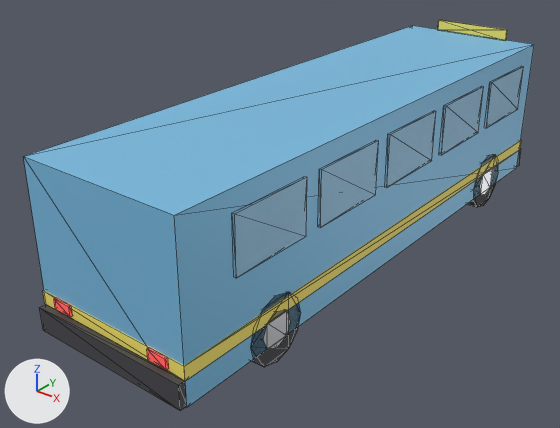
Before and after pictures for a commit that changed the glTF model assets/models/outdoor/bus.glb.
Both versions are drawn from a 50 mm lens placed at (6.37, -9.24, 6.05), pointed at (-0.42, -0.74, 0.79). Arrows for +X, +Y and +Z are at lower left; the lights stay in place. The older version comes first. Mesh edges are drawn as thin lines. Where no turn or scale is listed for an object, it has been applied to the vertices. Vertices at exactly the same position are counted once.

Names of what the first picture shows: 'body', 'wheel_fr', 'wheel_rr'.
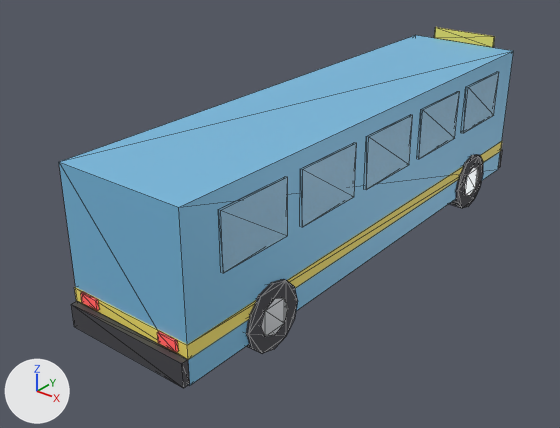
Scene script edits in JSON lines:
```json
{"block": "me_body", "where": "# used by ob_body; location = (0.0, 0.0, 0.0)"}
{"op": "remove", "block": "me_body", "code": "me_body.from_pydata(...)  # 160 vertices, 240 faces; spans x -1.28..1.28, y -4.6..4.6, z 0.3..2.88"}
{"op": "add", "block": "me_body", "code": "me_body.from_pydata(...)  # 160 vertices, 240 faces; spans x -1.03..1.03, y -4.3..4.3, z 0.3..2.8"}
{"block": "me_body", "change": "me_body part 1: the loose piece of 8 vertices spanning x -1.25..1.25, y -4.5..4.5, z 0.3..2.7 is scaled about its middle by (0.8, 0.933, 0.958), then moved by (0.0, 0.0, -0.05)"}
{"block": "me_body", "change": "me_body part 2: the loose piece of 8 vertices spanning x -1.26..1.26, y -4.51..4.51, z 0.68..0.88 is scaled about its middle by (0.802, 0.933, 1)"}
{"block": "me_body", "change": "me_body part 3: the loose piece of 8 vertices spanning x -0.7..0.7, y 4.51..4.53, z 2.68..2.88 is scaled about its middle by (0.857, 1, 1), then moved by (0.0, -0.3, -0.08)"}
{"block": "me_body", "change": "me_body part 4: the loose piece of 8 vertices spanning x 1.24..1.28, y 2.75..4.05, z 1.6..2.4 is scaled about its middle by (1, 0.923, 1), then moved by (-0.25, -0.4, -0.05)"}
{"block": "me_body", "change": "me_body part 5: the loose piece of 8 vertices spanning x 1.24..1.28, y 1.15..2.45, z 1.6..2.4 is scaled about its middle by (1, 0.923, 1), then moved by (-0.25, -0.3, -0.05)"}
{"block": "me_body", "change": "me_body part 6: the loose piece of 8 vertices spanning x 1.24..1.28, y -0.45..0.85, z 1.6..2.4 is scaled about its middle by (1, 0.923, 1), then moved by (-0.25, -0.2, -0.05)"}
{"block": "me_body", "change": "me_body part 7: the loose piece of 8 vertices spanning x 1.24..1.28, y -2.05..-0.75, z 1.6..2.4 is scaled about its middle by (1, 0.923, 1), then moved by (-0.25, -0.1, -0.05)"}
{"block": "me_body", "change": "me_body part 8: the loose piece of 8 vertices spanning x 1.24..1.28, y -3.65..-2.35, z 1.6..2.4 is scaled about its middle by (1, 0.923, 1), then moved by (-0.25, 0.0, -0.05)"}
{"block": "me_body", "change": "me_body part 9: the loose piece of 8 vertices spanning x -1.25..1.25, y 4.5..4.6, z 0.32..0.68 is scaled about its middle by (0.8, 1, 1), then moved by (0.0, -0.3, 0.0)"}
{"block": "me_body", "change": "me_body part 10: the loose piece of 8 vertices spanning x -1.25..1.25, y -4.6..-4.5, z 0.32..0.68 is scaled about its middle by (0.8, 1, 1), then moved by (0.0, 0.3, 0.0)"}
{"block": "me_body", "change": "me_body part 11: the loose piece of 8 vertices spanning x -1.0..-0.7, y -4.54..-4.5, z 0.73..0.88 is moved by (0.15, 0.3, 0.0)"}
{"block": "me_body", "change": "me_body part 12: the loose piece of 8 vertices spanning x 0.7..1.0, y -4.54..-4.5, z 0.73..0.88 is moved by (-0.15, 0.3, 0.0)"}
{"block": "me_body", "change": "other edits to the shape of me_body do not show in these pictures"}
{"op": "set", "path": "ob_wheel_fr.location", "old": "(1.1, 3.1, 0.5)", "new": "(0.9, 2.9, 0.5)"}
{"op": "set", "path": "ob_wheel_rr.location", "old": "(1.1, -2.9, 0.5)", "new": "(0.9, -2.7, 0.5)"}
```

Boxes (x1, y1, x2, y2) around the edits, measured in the pictures (560 x 428 px; the box of a moved part takes in the faces that stretch with it):
```json
{"object": "body", "change": "reshaped", "before": [23, 20, 534, 410], "after": [59, 27, 514, 388], "on screen": "11% narrower, 7% shorter"}
{"object": "wheel_rr", "change": "moved", "before": [251, 293, 300, 367], "after": [246, 279, 298, 353]}
{"object": "wheel_fr", "change": "moved", "before": [468, 154, 498, 207], "after": [449, 154, 483, 208]}
{"part": 1, "of": "me_body", "change": "moved or reshaped", "before": [23, 26, 534, 407], "after": [59, 35, 514, 385]}
{"part": 2, "of": "me_body", "change": "moved or reshaped", "before": [43, 140, 521, 381], "after": [74, 141, 502, 359]}
{"part": 3, "of": "me_body", "change": "moved or reshaped", "before": [438, 20, 508, 40], "after": [434, 27, 495, 47]}
{"part": 4, "of": "me_body", "change": "moved or reshaped", "before": [485, 66, 524, 128], "after": [462, 72, 499, 133]}
{"part": 5, "of": "me_body", "change": "moved or reshaped", "before": [440, 86, 484, 155], "after": [417, 91, 460, 159]}
{"part": 6, "of": "me_body", "change": "moved or reshaped", "before": [385, 110, 436, 188], "after": [364, 115, 413, 190]}
{"part": 7, "of": "me_body", "change": "moved or reshaped", "before": [318, 140, 379, 228], "after": [300, 142, 357, 227]}
{"part": 8, "of": "me_body", "change": "moved or reshaped", "before": [233, 176, 307, 278], "after": [219, 176, 288, 273]}
{"part": 9, "of": "me_body", "change": "moved or reshaped", "before": [517, 148, 521, 166], "after": [498, 149, 503, 168]}
{"part": 10, "of": "me_body", "change": "moved or reshaped", "before": [40, 304, 187, 410], "after": [71, 301, 190, 388]}
{"part": 11, "of": "me_body", "change": "moved or reshaped", "before": [54, 297, 72, 317], "after": [81, 292, 99, 311]}
{"part": 12, "of": "me_body", "change": "moved or reshaped", "before": [147, 348, 168, 370], "after": [157, 331, 178, 352]}
```
